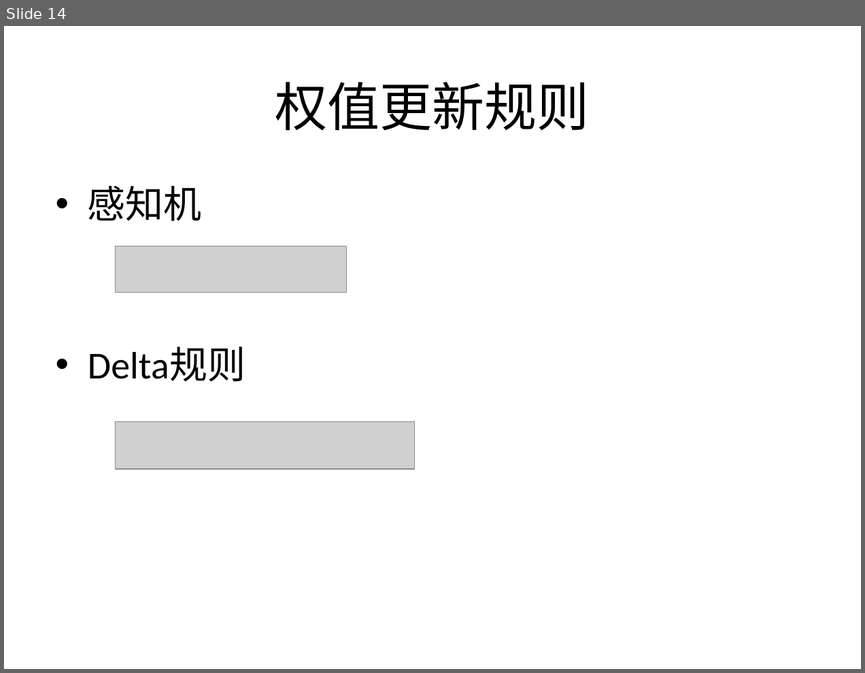
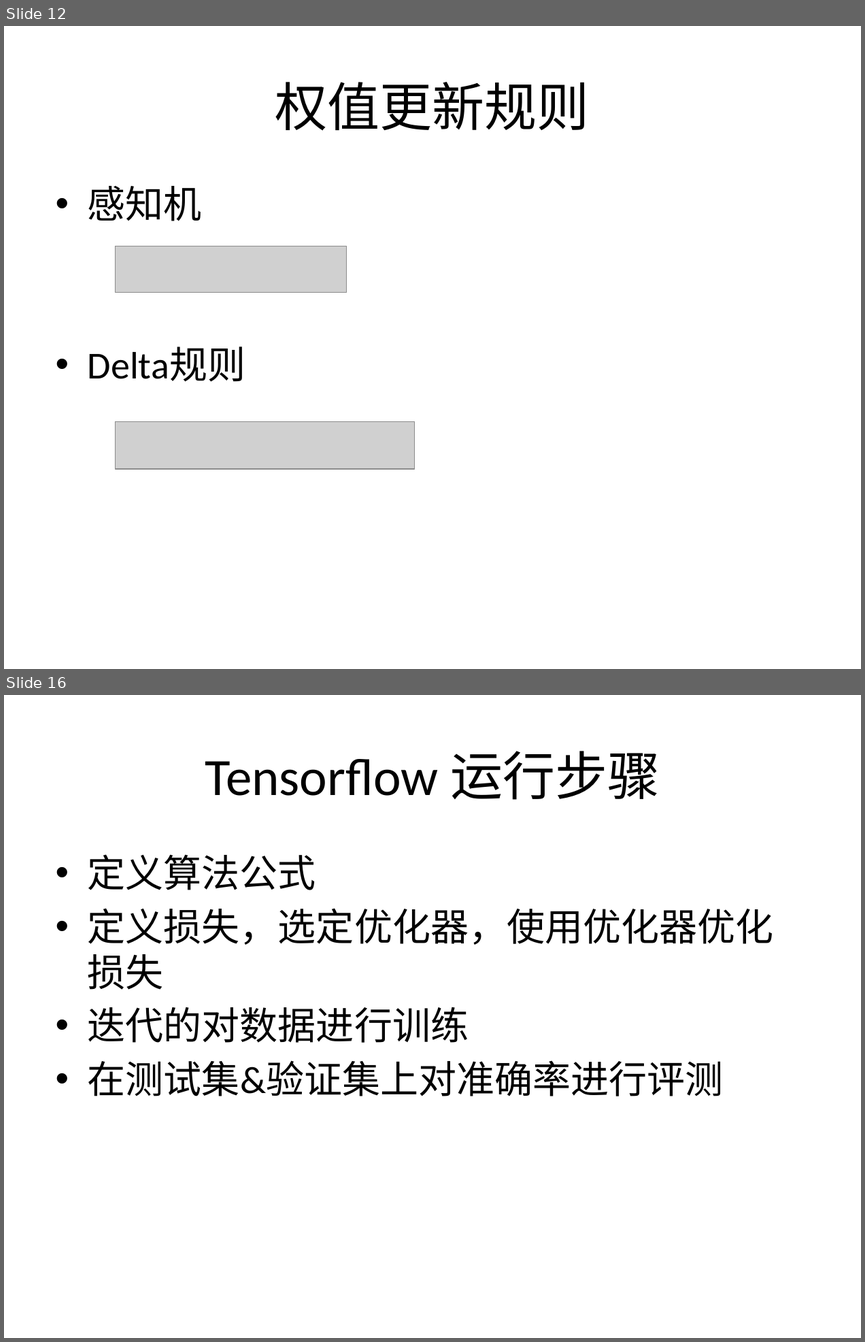
Before and after one commit to wangbin5/samples, a slide deck: docs/神经元网络.pptx. Shown one above the other, each under a label of ours: slide 14 before the commit, slides 12 and 16 after it; the slides between them are not shown. The pictures are 865x673 and 865x1342 pixels, drawn with LibreOffice and Linux fonts; fonts in the diff are those of the drawing; grey boxes stand for pictures. Boxes give left, top, right and bottom in pixels: in the first picture for what was removed or moved away, otherwise in the second. Text is boxed around its words. In the diff, an @@ line names an element or a change of style, - is before the commit and + after.

```diff
--- a/docs/神经元网络.pptx
+++ b/docs/神经元网络.pptx
@@ slide 16 added at <box>4,695,861,1338</box>, background #FFFFFF @@
@@ title added at <box>205,751,660,800</box>, 44 pt, text #000000 @@
+Tensorflow 运行步骤
@@ text added at <box>88,854,773,1096</box>, 32 pt, text #000000 @@
+• 定义算法公式
+• 定义损失，选定优化器，使用优化器优化损失
+• 迭代的对数据进行训练
+• 在测试集&验证集上对准确率进行评测
@@ what was slide 14 is now slide 12 @@
```
Also in this commit, not shown: 7 slides changed, 7 other slides added, 12 slides removed, 19 other files.
